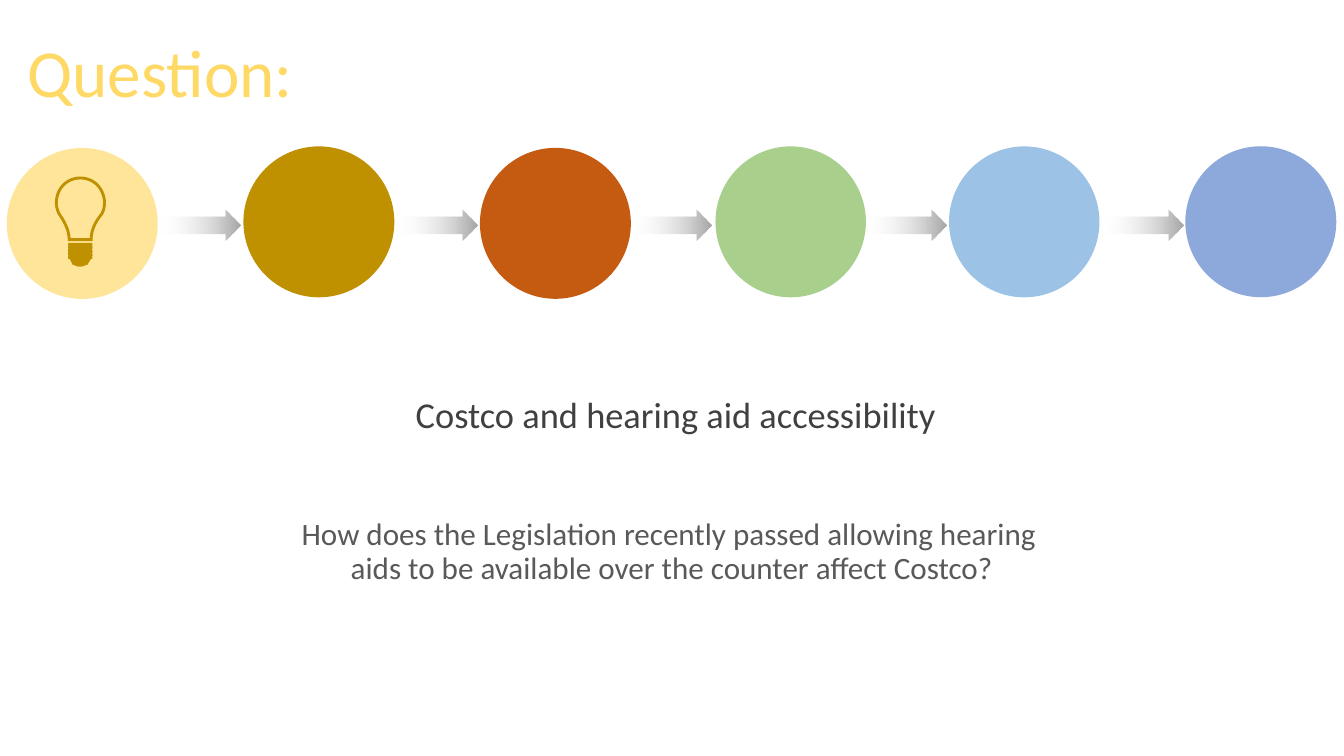
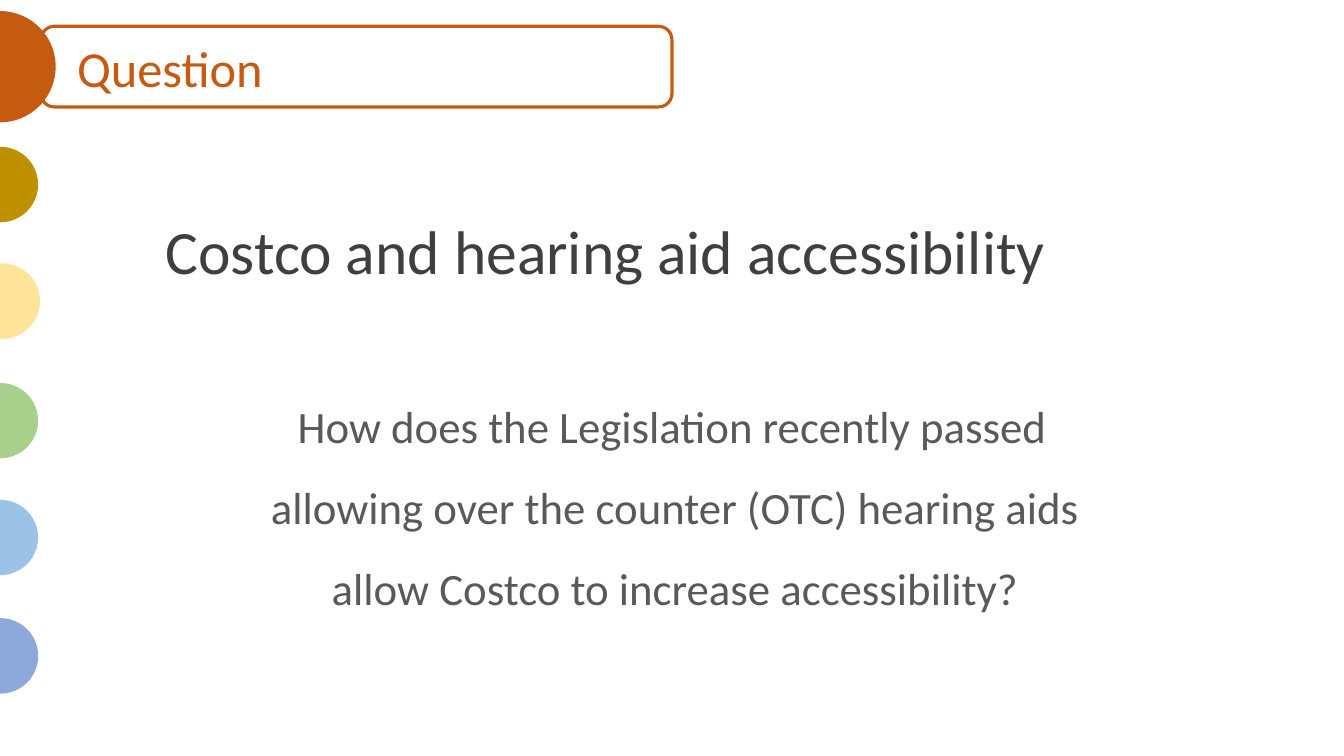
Before and after one commit to JaxWil24/Hearing_Aid_Accessibility, a slide deck: slide 2 of Presentation/FP_Powerpoint.pptx. Drawn at 1344x756 pixels with LibreOffice and Linux fonts; fonts in the diff are those of the drawing. Boxes give left, top, right and bottom in pixels: in the first picture for what was removed or moved away, otherwise in the second. Text is boxed around its words. In the diff, an @@ line names an element or a change of style, - is before the commit and + after.

```diff
--- a/Presentation/FP_Powerpoint.pptx
+++ b/Presentation/FP_Powerpoint.pptx
@@ ellipse added at [0,11,55,122], fill #C55A11 @@
@@ rounded rectangle added at [41,26,673,107], fill #FFFFFF, outline #C55A11 2.25 pt @@
@@ ellipse added at [0,32,38,108], fill #C55A11 @@
@@ title at [77,52,263,94]: text changed; size 48 to 36 pt; text colour #FFD966 to #C55A11 @@
-Question:
+Question
@@ ellipse added at [0,147,38,223], fill #BF9000 @@
@@ ellipse removed at [243,146,394,297] @@
@@ ellipse removed at [480,148,631,299] @@
@@ ellipse removed at [716,146,866,297] @@
@@ ellipse removed at [949,146,1099,297] @@
@@ ellipse removed at [1186,146,1337,297] @@
@@ freeform shape removed at [54,176,106,241] @@
@@ text "Costco and hearing aid accessibility": place and size @@
-text "Costco and hearing aid accessibility" at [416,402,935,435]
+text "Costco and hearing aid accessibility" at [165,231,1044,285]
@@ text "Costco and hearing aid accessibility" at [165,231,1044,285]: size 26 to 44 pt, text colour #404040 to #3F3F3F @@
@@ right arrow removed at [158,210,241,240] @@
@@ right arrow removed at [394,210,477,240] @@
@@ right arrow removed at [629,210,712,240] @@
@@ right arrow removed at [864,210,947,240] @@
@@ right arrow removed at [1100,210,1183,240] @@
@@ ellipse at [0,263,40,339]: rotation 0 to 90 degrees @@
@@ freeform shape removed at [68,243,92,267] @@
@@ ellipse added at [0,383,38,459], fill #A8D08C @@
@@ text at [271,412,1078,612]: text changed; size 22.2 to 32 pt @@
-How does the Legislation recently passed allowing hearing aids to be available over the counter affect Costco?
+How does the Legislation recently passed allowing over the counter (OTC) hearing aids allow Costco to increase accessibility?
@@ ellipse added at [0,500,38,576], fill #9CC2E5 @@
@@ ellipse added at [0,618,38,694], fill #8DA9DB @@
```
Also in this commit, not shown: 7 other slides changed, 8 slides added, 4 slides removed.
